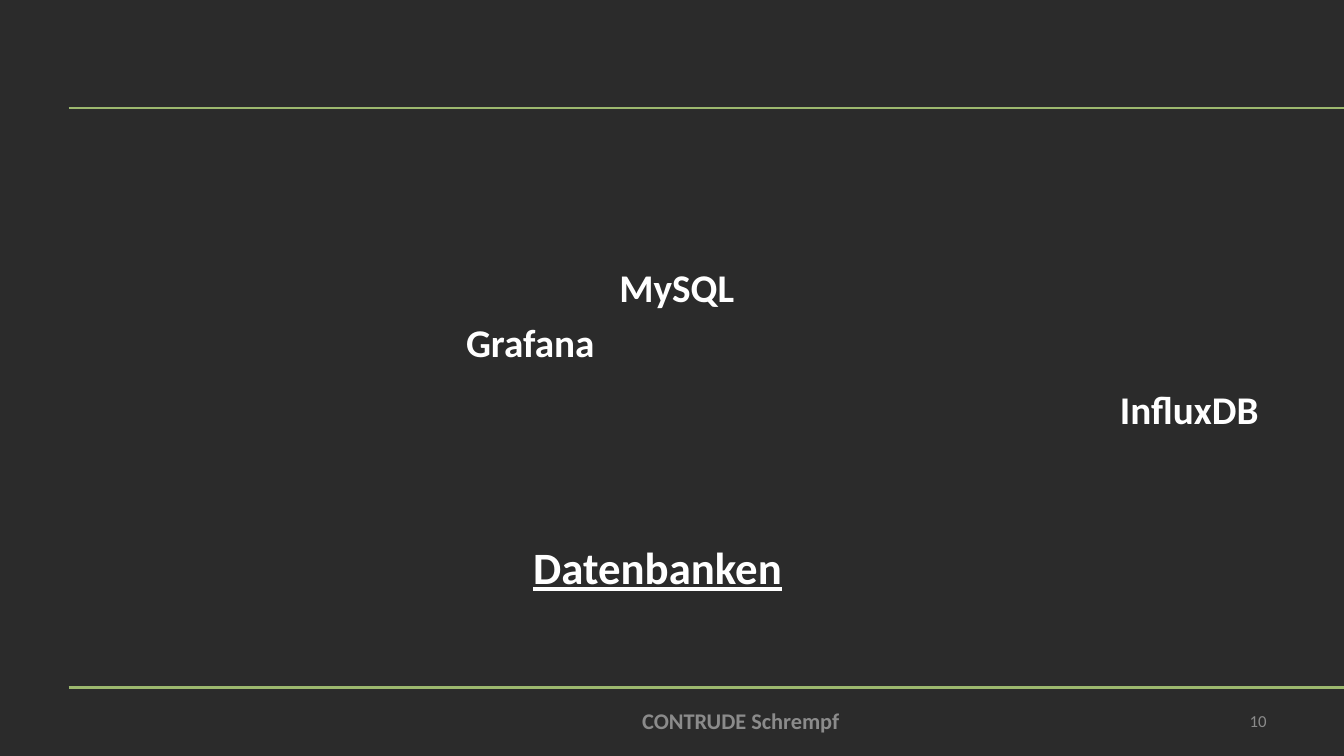
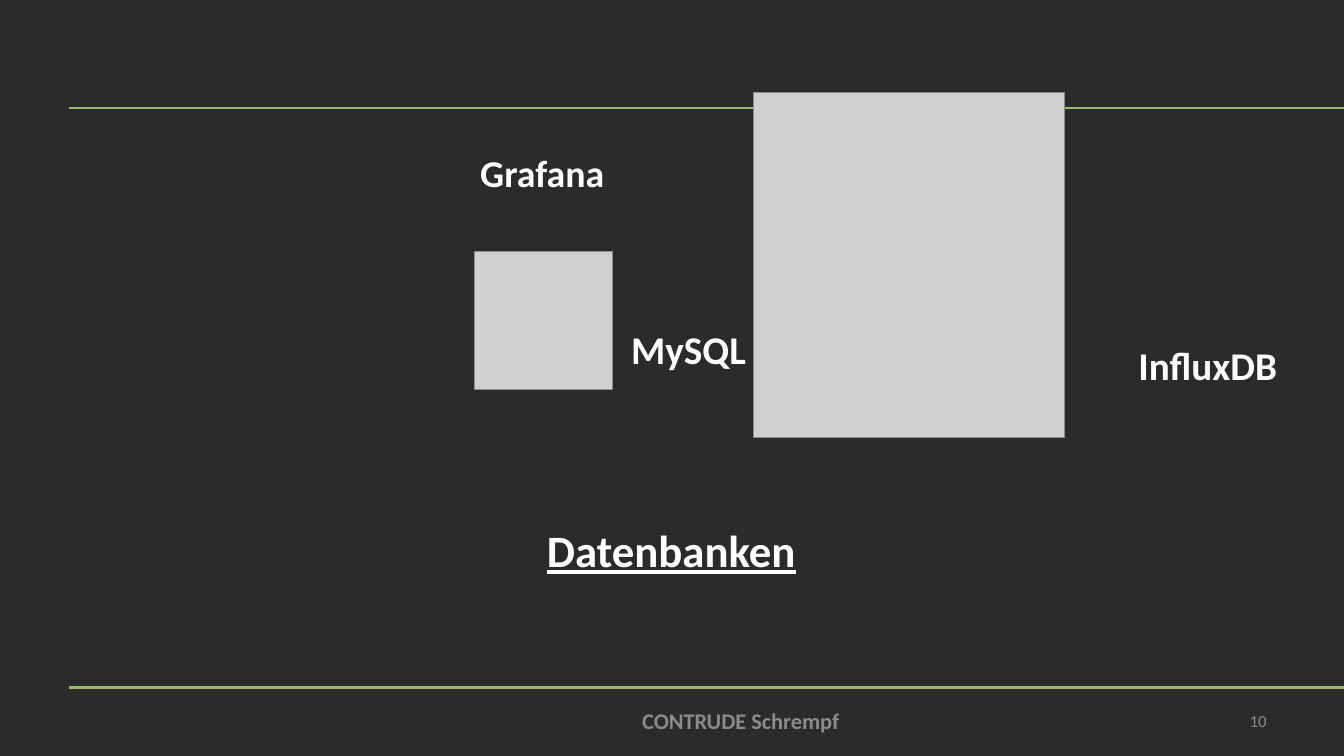
Before and after one commit to bitsneak/Contrude, a slide deck: slide 10 of Diplomarbeit/doc/Presentations/DA-Präsentation2025-Verteidigung.pptx. Drawn at 1344x756 pixels with LibreOffice and Linux fonts; fonts in the diff are those of the drawing; grey boxes stand for pictures; background and template pictures are left out; a plain dark background stands for a picture behind light text. Boxes give left, top, right and bottom in pixels: in the first picture for what was removed or moved away, otherwise in the second. Text is boxed around its words. In the diff, an @@ line names an element or a change of style, - is before the commit and + after.

```diff
--- a/Diplomarbeit/doc/Presentations/DA-Präsentation2025-Verteidigung.pptx
+++ b/Diplomarbeit/doc/Presentations/DA-Präsentation2025-Verteidigung.pptx
@@ picture added at (x1=754, y1=93, x2=1066, y2=438) @@
@@ text "Grafana" moved from (x1=466, y1=329, x2=595, y2=358) to (x1=480, y1=160, x2=604, y2=188) @@
@@ text "Grafana" at (x1=480, y1=160, x2=604, y2=188): size 28 to 27 pt @@
@@ picture added at (x1=475, y1=251, x2=613, y2=389) @@
@@ text "MySQL" moved from (x1=619, y1=276, x2=734, y2=308) to (x1=631, y1=338, x2=746, y2=370) @@
@@ text "InfluxDB" moved from (x1=1120, y1=396, x2=1259, y2=425) to (x1=1138, y1=352, x2=1277, y2=381) @@
@@ text "Datenbanken" moved from (x1=533, y1=552, x2=782, y2=591) to (x1=547, y1=535, x2=796, y2=574) @@
```
Also in this commit, not shown: 3 other slides changed.
